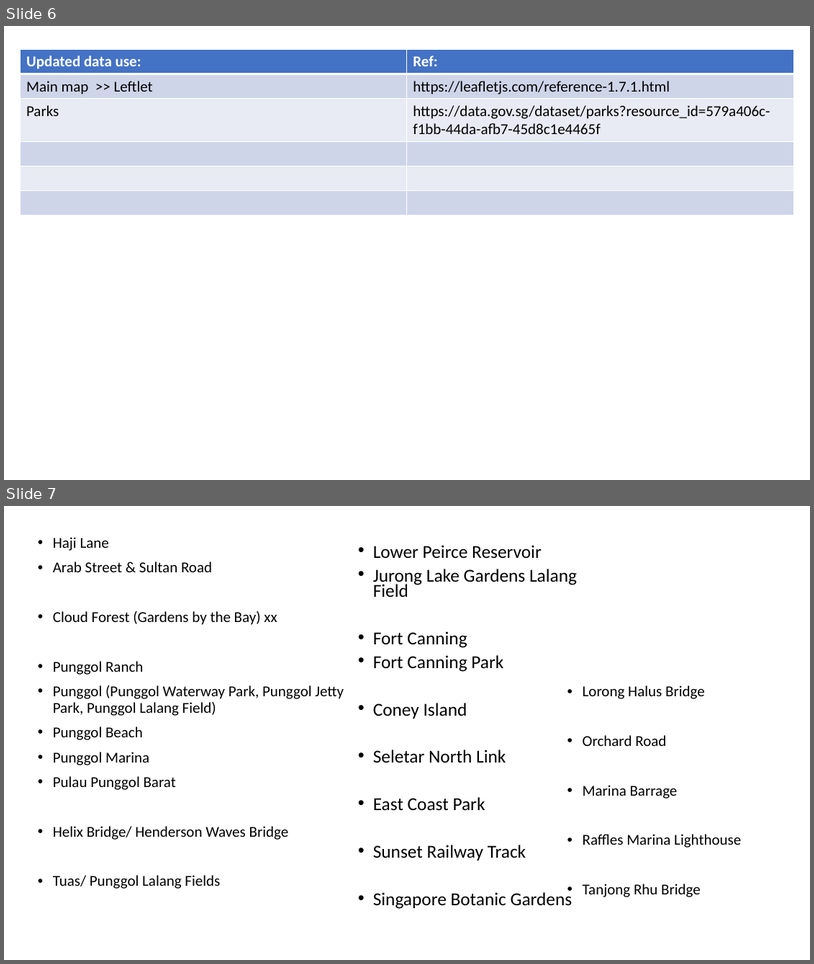
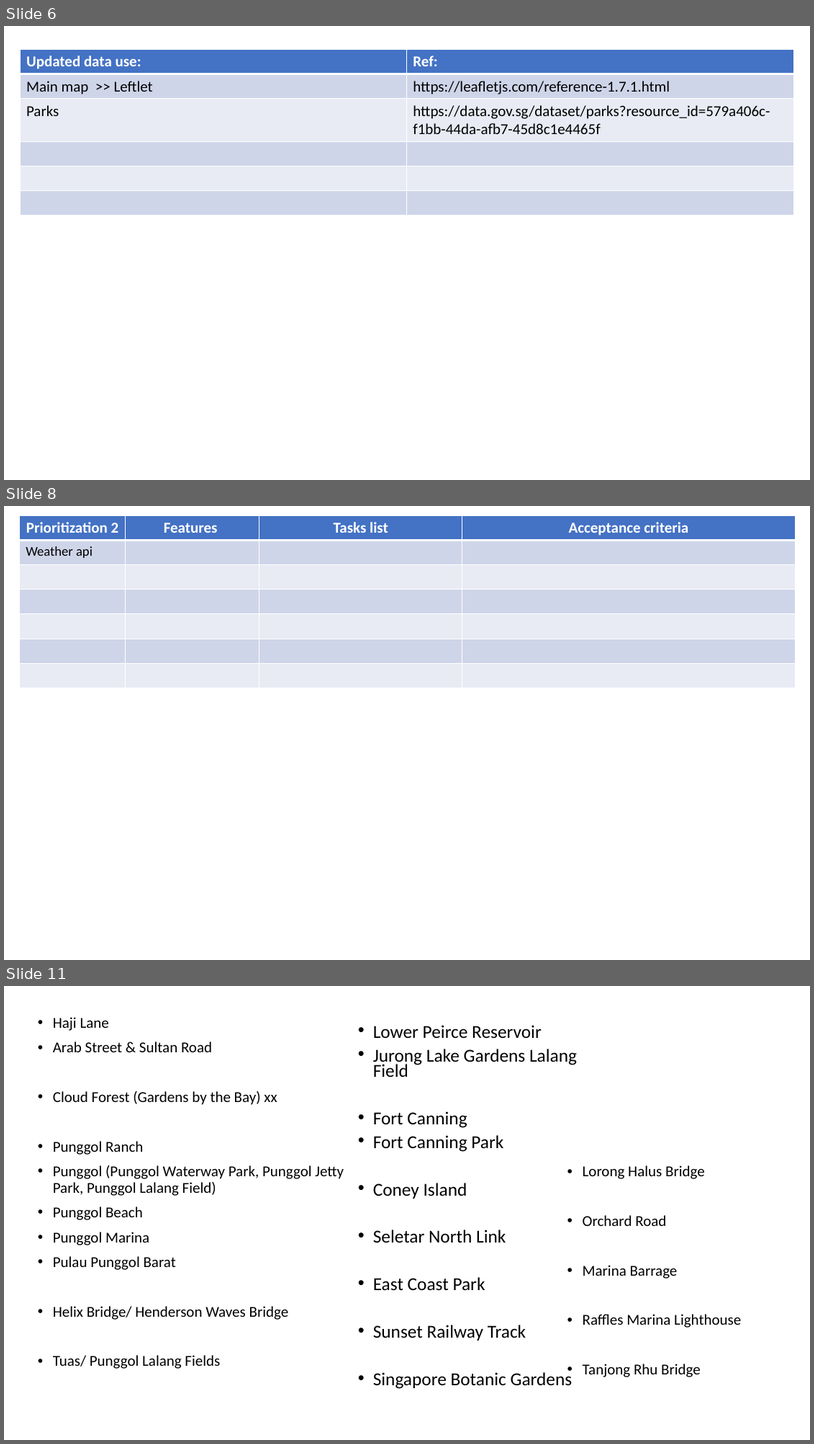
Before and after one commit to annette-p/pre-wedding-photoshoot-locations, a slide deck: wireframe.pptx. Shown one above the other, each under a label of ours: slides 6 and 7 before the commit, slides 6, 8 and 11 after it; the slides between them are not shown. The pictures are 814x964 and 814x1444 pixels, drawn with LibreOffice and Linux fonts; fonts in the diff are those of the drawing. Boxes give left, top, right and bottom in pixels: in the first picture for what was removed or moved away, otherwise in the second. Text is boxed around its words. In the diff, an @@ line names an element or a change of style, - is before the commit and + after.

```diff
--- a/wireframe.pptx
+++ b/wireframe.pptx
@@ slide 8 added at [4,506,810,960], background #FFFFFF @@
@@ table added at [20,515,796,687], 7 rows, 4 columns @@
+Prioritization 2 | Features | Tasks list | Acceptance criteria
+Weather api |  |  | 
+ |  |  | 
+ |  |  | 
+ |  |  | 
+ |  |  | 
+ |  |  | 
@@ what was slide 7 is now slide 11 @@
```
Also in this commit, not shown: 3 other slides added, 2 other files.
